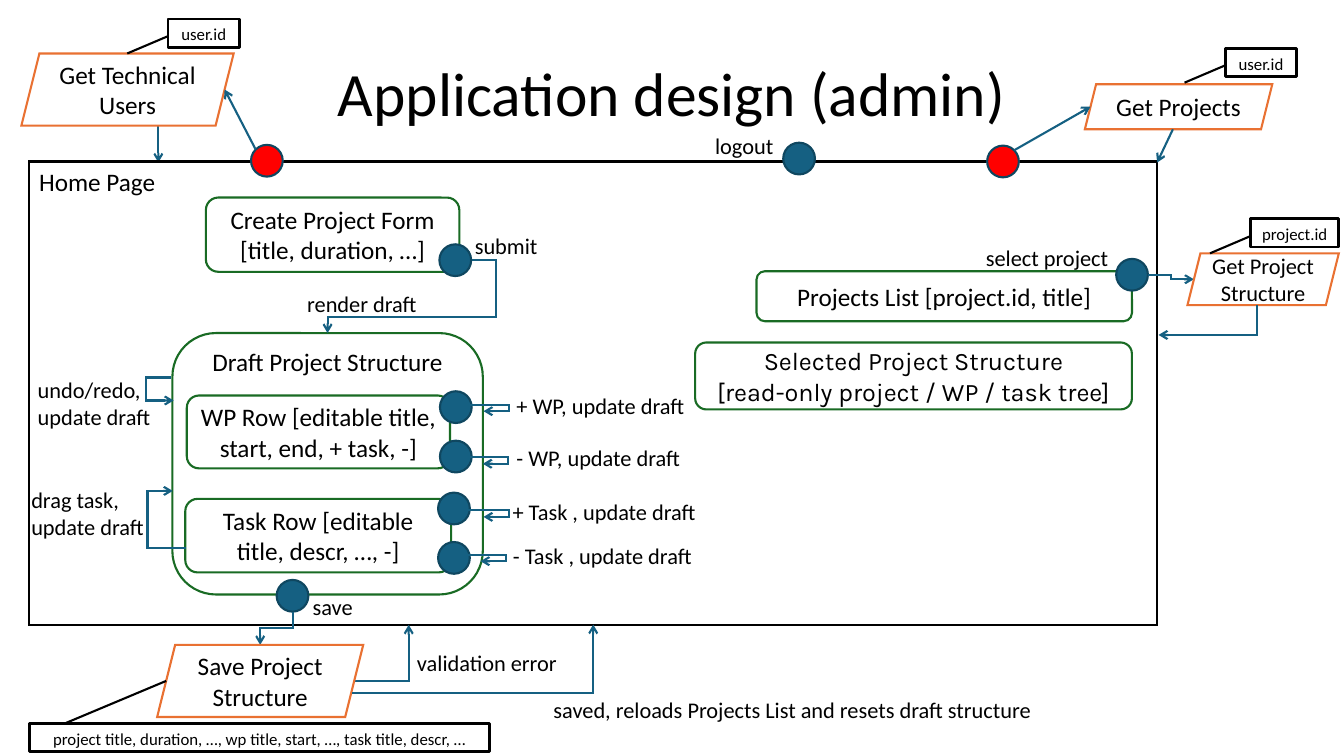
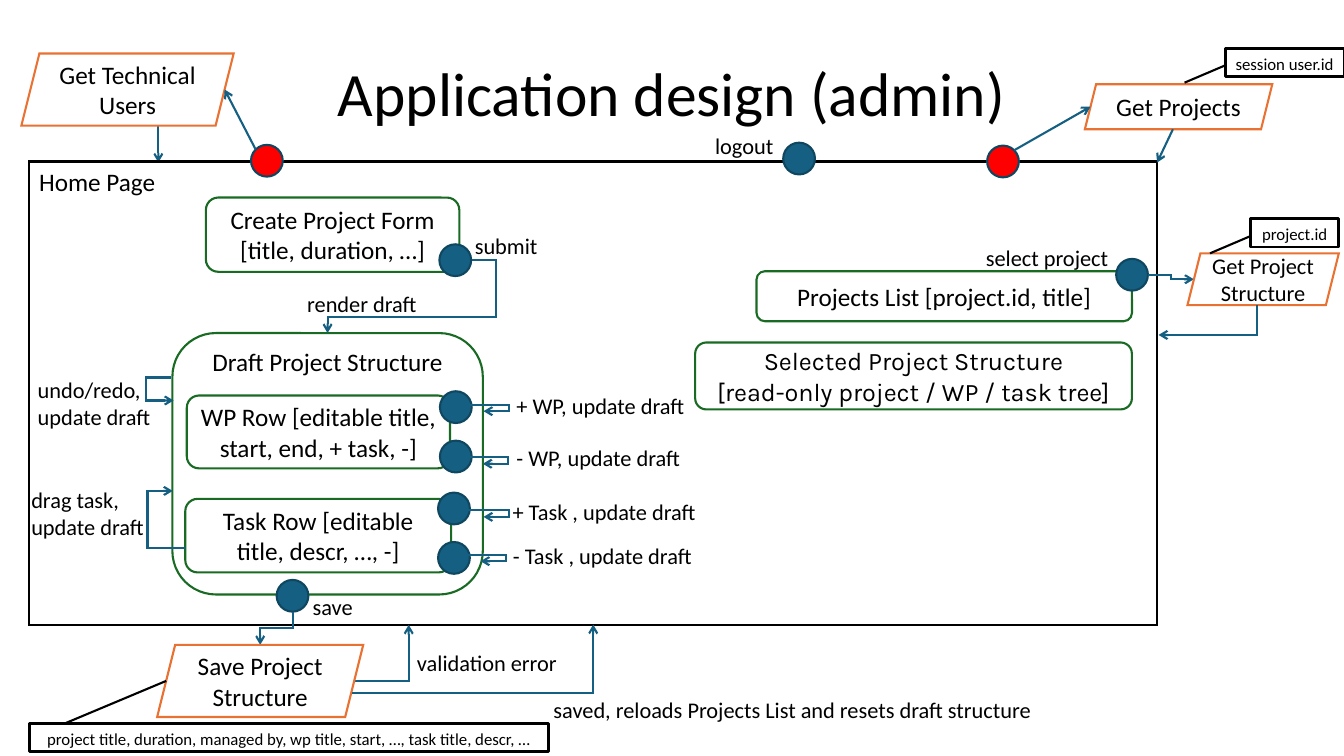
Before and after one commit to gilbertobrambilla/tiw-2026-html, a slide deck: slide 31 of docs/TIW_documentazione.pptx. Drawn at 1344x756 pixels with LibreOffice and Linux fonts; fonts in the diff are those of the drawing. Boxes give left, top, right and bottom in pixels: in the first picture for what was removed or moved away, otherwise in the second. Text is boxed around its words. In the diff, an @@ line names an element or a change of style, - is before the commit and + after.

```diff
--- a/docs/TIW_documentazione.pptx
+++ b/docs/TIW_documentazione.pptx
@@ rectangle removed at (168,19,240,47) @@
-user.id
@@ line removed from (167, 36) to (127, 53) @@
@@ rectangle "session user.id": place and size @@
-rectangle "session user.id" at (1226,48,1298,77)
+rectangle "session user.id" at (1226,48,1344,77)
@@ text in rectangle at (1236,58,1334,70): text changed @@
-user.id
+session user.id
@@ rectangle "project title, duration, managed by, ...": place and size @@
-rectangle "project title, duration, managed by, ..." at (29,724,490,752)
+rectangle "project title, duration, managed by, ..." at (29,724,548,752)
@@ text in rectangle at (47,733,514,748): text changed @@
-project title, duration, …, wp title, start, …, task title, descr, …
+project title, duration, managed by, wp title, start, …, task title, descr, …
```
Also in this commit, not shown: 4 other slides changed.
